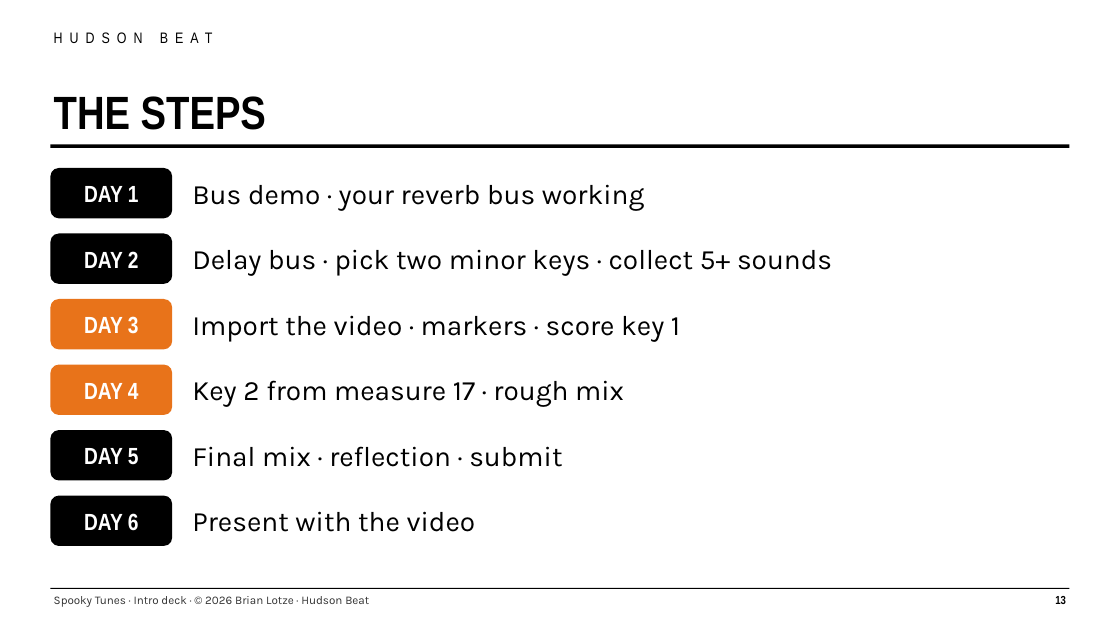
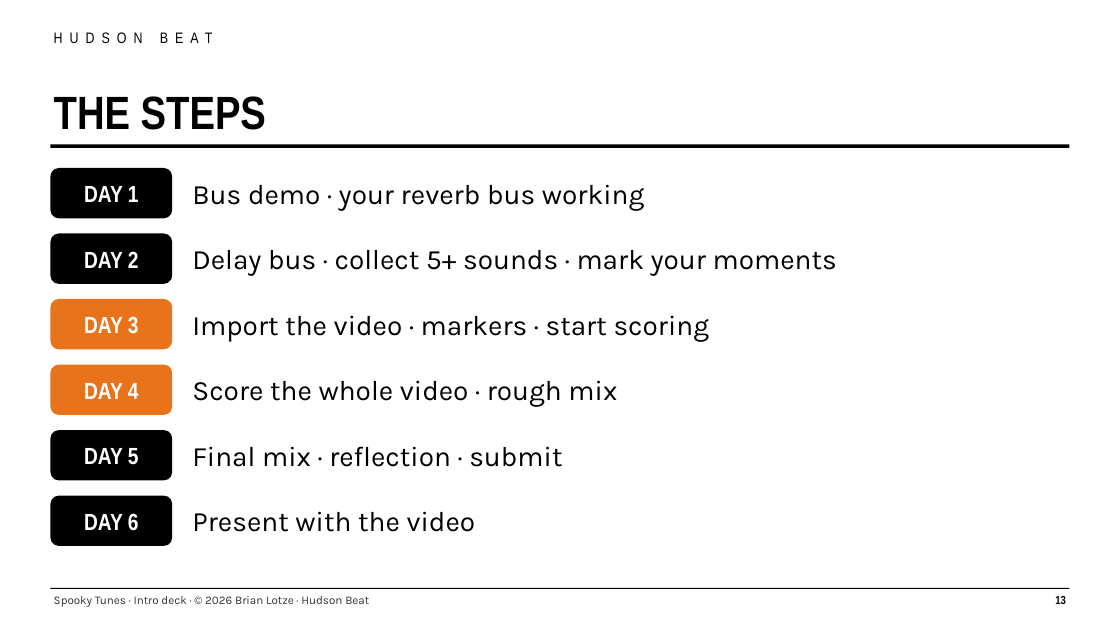
Before and after one commit to brianlotzemusic-glitch/WaltyCal, a slide deck: slide 13 of tpt/009-dmp1-spooky-tunes/spooky-tunes-intro-deck.pptx. Drawn at 1120x630 pixels with LibreOffice and Linux fonts; fonts in the diff are those of the drawing. Boxes give left, top, right and bottom in pixels: in the first picture for what was removed or moved away, otherwise in the second. Text is boxed around its words. In the diff, an @@ line names an element or a change of style, - is before the commit and + after.

```diff
--- a/tpt/009-dmp1-spooky-tunes/spooky-tunes-intro-deck.pptx
+++ b/tpt/009-dmp1-spooky-tunes/spooky-tunes-intro-deck.pptx
@@ text at box(192, 250, 837, 276): text changed @@
-Delay bus · pick two minor keys · collect 5+ sounds
+Delay bus · collect 5+ sounds · mark your moments
@@ text at box(192, 315, 710, 342): text changed @@
-Import the video · markers · score key 1
+Import the video · markers · start scoring
@@ text at box(192, 380, 617, 407): text changed @@
-Key 2 from measure 17 · rough mix
+Score the whole video · rough mix
```
Also in this commit, not shown: 4 other slides changed, 31 other files.
